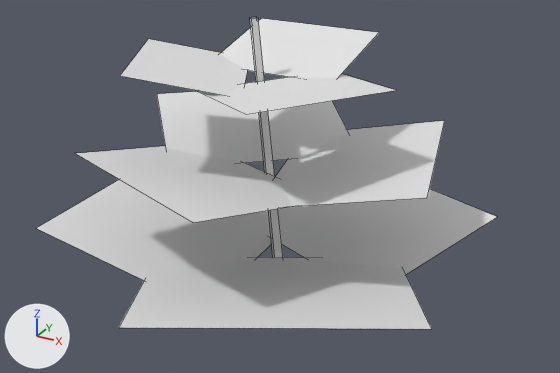
Renders of the OBJ model src/main/resources/assets/stonedew/models/block/plants/plant_1_2_0_lod.obj from each side of a commit.
Camera for both pictures: a 50 mm lens placed at (1.077, -1.555, 0.735), pointed at (0.504, -0.513, 0.214). The axes (+X, +Y, +Z) are drawn at lower left. The lights are the same throughout. The older version comes first. Mesh edges are drawn as thin lines. Materials are left out; every surface is plain grey. Where no turn or scale is listed for an object, it has been applied to the vertices. Vertices at exactly the same position are counted once.

Names of what the first picture shows: 'model'.
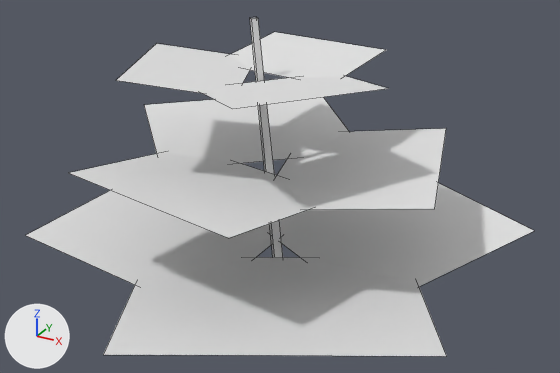
Changed parts and their boxes [x1, y1, x2, y2] in the pictures (560 x 373 px):
'model', reshaped (10% wider, 9% taller): before [37, 17, 497, 329]; after [26, 17, 534, 356]
part 1 of me_model, rebuilt (12% shorter): before [120, 39, 248, 95]; after [117, 44, 250, 93]
part 2 of me_model, rebuilt (23% shorter): before [220, 18, 379, 78]; after [231, 32, 386, 78]
part 3 of me_model, rebuilt (10% wider, 37% taller): before [119, 257, 431, 329]; after [103, 257, 446, 356]
part 4 of me_model, rebuilt (6% narrower, 17% shorter): before [196, 74, 395, 114]; after [203, 76, 389, 109]
part 5 of me_model, rebuilt: before [37, 180, 271, 280]; after [26, 190, 272, 285]
part 6 of me_model, rebuilt: before [278, 189, 497, 274]; after [279, 183, 534, 287]
part 7 of me_model, rebuilt (10% wider, 12% taller): before [75, 146, 293, 222]; after [70, 153, 310, 238]
part 8 of me_model, rebuilt (7% wider): before [157, 92, 348, 163]; after [144, 97, 349, 164]
part 9 of me_model, rebuilt: before [275, 121, 445, 207]; after [277, 128, 446, 210]

Patch to the scene script:
```diff
--- a/src/main/resources/assets/stonedew/models/block/plants/plant_1_2_0_lod.obj.py
+++ b/src/main/resources/assets/stonedew/models/block/plants/plant_1_2_0_lod.obj.py
@@ me_model @@
 # used by ob_model
-me_model.from_pydata(...)  # 44 vertices, 13 faces; spans x 0.143..0.835, y -0.894..-0.116, z -0.001..0.494
+me_model.from_pydata(...)  # 44 vertices, 13 faces; spans x 0.127..0.885, y -0.928..-0.063, z -0.001..0.494
+# me_model part 1: the loose piece of 4 vertices spanning x 0.248..0.51, y -0.719..-0.432, z 0.401..0.434 is rebuilt with 4 vertices and now spans x 0.25..0.499, y -0.707..-0.426, z 0.401..0.422
+# me_model part 2: the loose piece of 4 vertices spanning x 0.359..0.597, y -0.507..-0.329, z 0.401..0.448 is rebuilt with 4 vertices and now spans x 0.363..0.615, y -0.518..-0.316, z 0.401..0.422
+# me_model part 3: the loose piece of 4 vertices spanning x 0.322..0.835, y -0.894..-0.426, z 0.085..0.149 is rebuilt with 4 vertices and now spans x 0.308..0.863, y -0.928..-0.418, z 0.085..0.126
+# me_model part 4: the loose piece of 4 vertices spanning x 0.428..0.707, y -0.734..-0.439, z 0.401..0.416 is rebuilt with 4 vertices and now spans x 0.42..0.702, y -0.738..-0.447, z 0.401..0.423
+# me_model part 5: the loose piece of 4 vertices spanning x 0.143..0.485, y -0.739..-0.291, z 0.085..0.154 is rebuilt with 4 vertices and now spans x 0.127..0.476, y -0.733..-0.273, z 0.085..0.127
+# me_model part 6: the loose piece of 4 vertices spanning x 0.311..0.816, y -0.564..-0.116, z 0.085..0.13 is rebuilt with 4 vertices and now spans x 0.302..0.885, y -0.602..-0.063, z 0.085..0.128
+# me_model part 7: the loose piece of 4 vertices spanning x 0.241..0.629, y -0.82..-0.479, z 0.248..0.29 is rebuilt with 4 vertices and now spans x 0.268..0.645, y -0.816..-0.505, z 0.248..0.279
+# me_model part 8: the loose piece of 4 vertices spanning x 0.188..0.594, y -0.606..-0.209, z 0.248..0.305 is rebuilt with 4 vertices and now spans x 0.16..0.597, y -0.621..-0.187, z 0.248..0.28
+# me_model part 9: the loose piece of 4 vertices spanning x 0.466..0.788, y -0.673..-0.287, z 0.248..0.296 is rebuilt with 4 vertices and now spans x 0.461..0.798, y -0.674..-0.278, z 0.248..0.279
```
